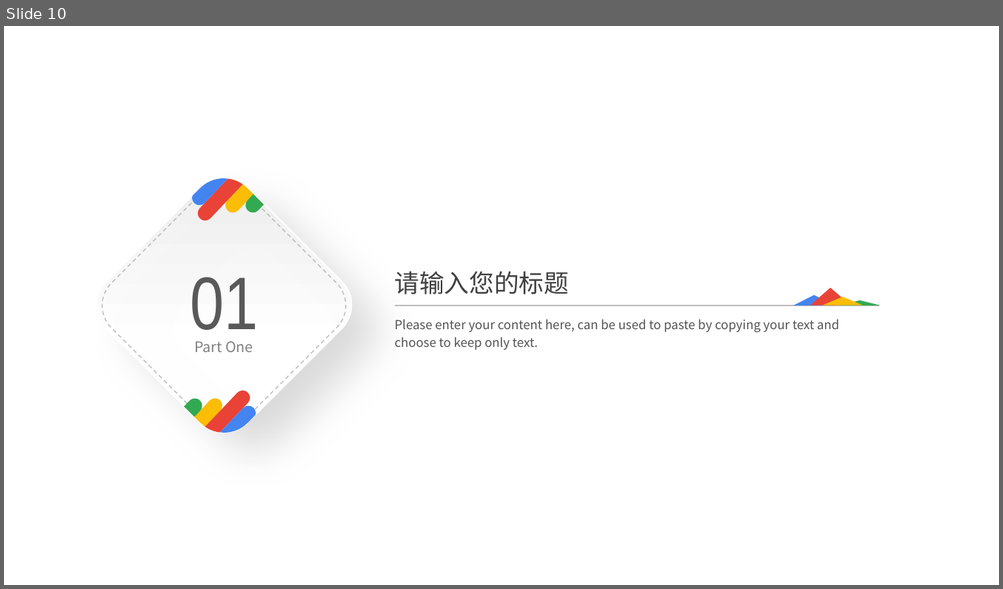
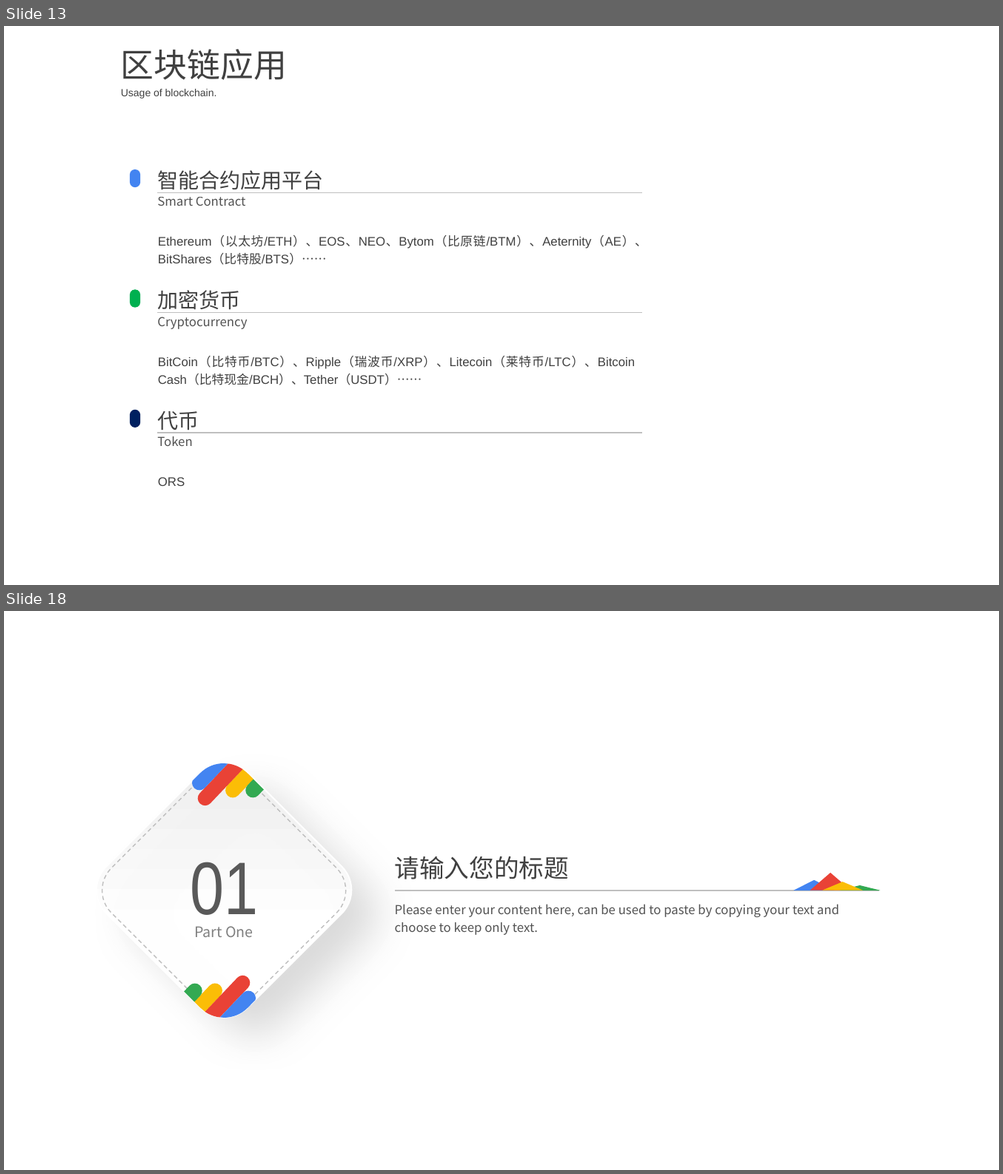
Before and after one commit to bingozwb/Blockchain-intro., a slide deck: doc/BlockChain Intro.pptx. Shown one above the other, each under a label of ours: slide 10 before the commit, slides 13 and 18 after it; the slides between them are not shown. The pictures are 1003x589 and 1003x1174 pixels, drawn with LibreOffice and Linux fonts; fonts in the diff are those of the drawing; background and template pictures are left out. Boxes give left, top, right and bottom in pixels: in the first picture for what was removed or moved away, otherwise in the second. Text is boxed around its words. In the diff, an @@ line names an element or a change of style, - is before the commit and + after.

```diff
--- a/doc/BlockChain Intro.pptx
+++ b/doc/BlockChain Intro.pptx
@@ slide 13 added at <box>4,26,999,585</box>, background picture (left out) @@
@@ text added at <box>121,49,287,80</box>, 32 pt, text #404040 @@
+区块链应用
@@ text added at <box>121,89,217,99</box>, 10 pt, text #404040 @@
+Usage of blockchain.
@@ rounded rectangle added at <box>129,170,140,187</box>, fill #4384F1 @@
@@ text added at <box>157,170,323,193</box>, 20 pt, text #404040 @@
+智能合约应用平台
@@ text added at <box>157,197,246,206</box>, 12 pt, text #404040 at 90% opacity @@
+Smart Contract
@@ line added from (158, 193) to (642, 193), #BFBFBF 1 pt @@
@@ text added at <box>158,236,647,265</box>, 12 pt, text #404040 @@
+Ethereum（以太坊/ETH）、EOS、NEO、Bytom（比原链/BTM）、Aeternity（AE）、BitShares（比特股/BTS）……
@@ rounded rectangle added at <box>129,289,140,307</box>, fill #00B050 @@
@@ text added at <box>157,290,240,313</box>, 20 pt, text #404040 @@
+加密货币
@@ line added from (158, 313) to (642, 313), #BFBFBF 1 pt @@
@@ text added at <box>157,317,247,329</box>, 12 pt, text #404040 at 90% opacity @@
+Cryptocurrency
@@ text added at <box>158,356,634,386</box>, 12 pt, text #404040 @@
+BitCoin（比特币/BTC）、Ripple（瑞波币/XRP）、Litecoin（莱特币/LTC）、Bitcoin Cash（比特现金/BCH）、Tether（USDT）……
@@ rounded rectangle added at <box>129,410,140,428</box>, fill #002060 @@
@@ text added at <box>157,412,199,434</box>, 20 pt, text #404040 @@
+代币
@@ text added at <box>157,437,192,446</box>, 12 pt, text #404040 at 90% opacity @@
+Token
@@ line added from (158, 434) to (642, 434), #BFBFBF 1 pt @@
@@ text added at <box>158,477,185,486</box>, 12 pt, text #404040 @@
+ORS
@@ what was slide 10 is now slide 18 @@
```
Also in this commit, not shown: 11 slides changed, 11 other slides added, 4 slides removed.
